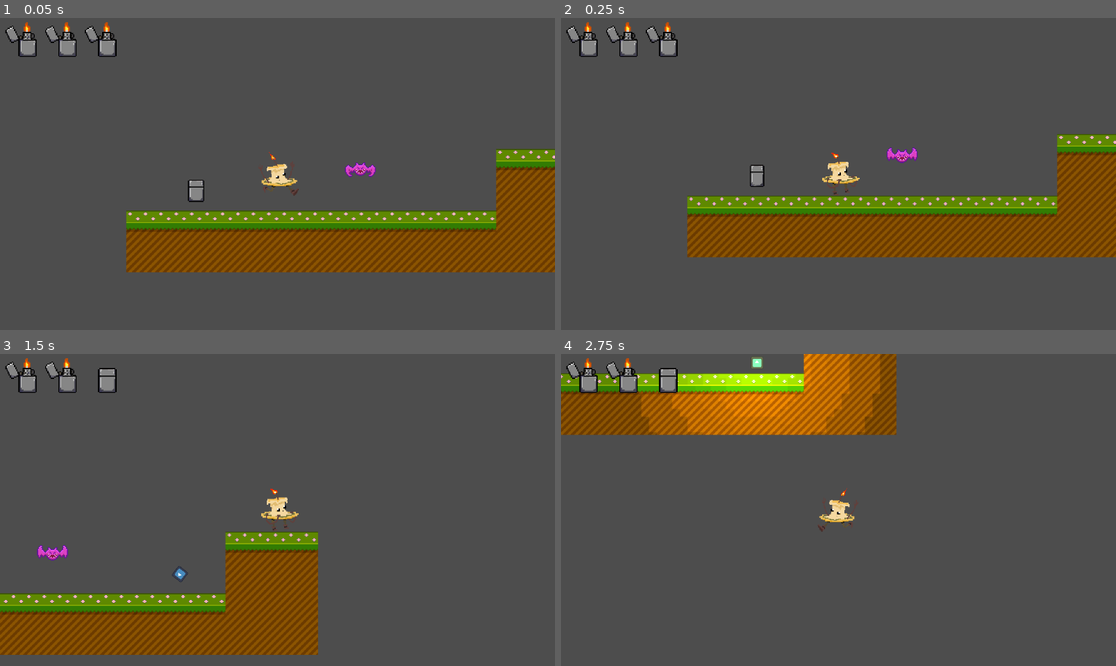
Above: before the commit, frames 1-4 (two rows, left to right).
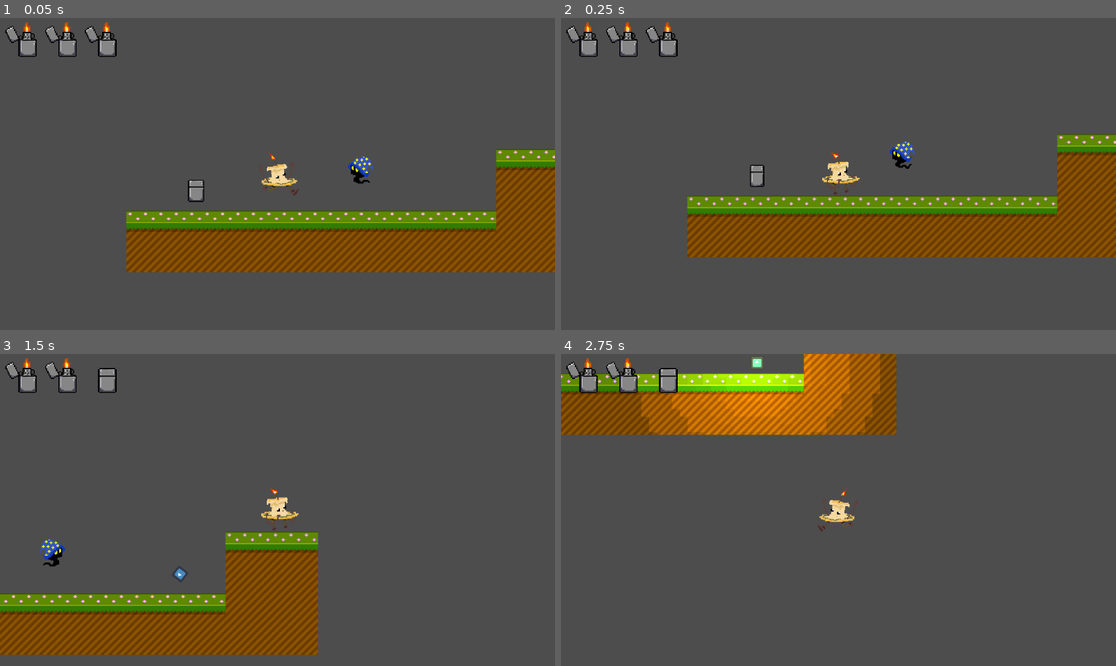
Above: after the commit, the same moments.

Repository: IvanGutierrez0/GameJam2025
Game: Godot game, scene res://Scenes/main.tscn
The game is run twice, just before and just after one commit, with the same random seed, the same clock (stepped at 60 frames per second) and the same inputs. The engine's default icon, where the game draws it, is replaced by a stand-in: a white triangle on a blue panel in a dark square.
Inputs:
- Up to frame 1 (0.05 s): no input
- Up to frame 2 (0.25 s): no input
- Up to frame 3 (1.5 s): hold Space (useHab) 0.53-1.28 s; hold D (moveRight) from 0.53 s (still down); tap W (jump) at 0.77 s; tap Space (useHab) at 1.35 s
- Up to frame 4 (2.75 s): tap W (jump) at 1.52 s; release D (moveRight) at 2.03 s; hold A (moveLeft) from 2.03 s (still down); hold Space (useHab) from 2.03 s (still down)

The runs differ from the first frame. In frame 1, 0.3% of the frame differs, in the area x 62-68%, y 44-54%; in frame 2, 0.3%; in frame 3, 0.3%, in the area x 6-13%, y 59-69%; in frame 4, nothing differs.

Commit message:
Mage done

Diff:
--- /dev/null
+++ b/Scenes/mage.tscn
@@ -0,0 +1,36 @@
+[gd_scene load_steps=6 format=3 uid="uid://c6cp5fen3472r"]
+
+[ext_resource type="Script" uid="uid://bgqgaf1ppy53i" path="res://Scripts/mage.gd" id="1_b44se"]
+[ext_resource type="Texture2D" uid="uid://p1l5ehydhkka" path="res://Sprites/Enemies/mage1.png" id="2_bbshb"]
+[ext_resource type="Texture2D" uid="uid://c52nk0eretlei" path="res://Sprites/Enemies/mage2.png" id="3_h01ui"]
+
+[sub_resource type="CircleShape2D" id="CircleShape2D_bbshb"]
+
+[sub_resource type="SpriteFrames" id="SpriteFrames_1qmh0"]
+animations = [{
+"frames": [{
+"duration": 1.0,
+"texture": ExtResource("2_bbshb")
+}, {
+"duration": 1.0,
+"texture": ExtResource("3_h01ui")
+}],
+"loop": true,
+"name": &"move",
+"speed": 5.0
+}]
+
+[node name="Mage" type="Area2D" groups=["Enemy"]]
+script = ExtResource("1_b44se")
+path = [Vector2(-100, 0), Vector2(100, 0)]
+
+[node name="KillingArea" type="CollisionShape2D" parent="."]
+position = Vector2(0, -1)
+scale = Vector2(1.5, 1.5)
+shape = SubResource("CircleShape2D_bbshb")
+
+[node name="AnimatedSprite2D" type="AnimatedSprite2D" parent="."]
+texture_filter = 1
+sprite_frames = SubResource("SpriteFrames_1qmh0")
+animation = &"move"
+frame_progress = 0.688881
--- a/Scenes/main.tscn
+++ b/Scenes/main.tscn
@@ -1,7 +1,7 @@
 [gd_scene load_steps=9 format=4 uid="uid://qd85xgd5g6kw"]
 
 [ext_resource type="Script" uid="uid://cvwate1nwsar8" path="res://Scripts/main.gd" id="1_kry3j"]
-[ext_resource type="PackedScene" uid="uid://c6cp5fen3472r" path="res://Scenes/mob.tscn" id="2_8gbba"]
+[ext_resource type="PackedScene" uid="uid://c6cp5fen3472r" path="res://Scenes/mage.tscn" id="2_8gbba"]
 [ext_resource type="Texture2D" uid="uid://btvwpxt8w5lb6" path="res://Sprites/Tiles/ground.png" id="3_8gbba"]
 [ext_resource type="PackedScene" uid="uid://5xae681r6vjf" path="res://Scenes/playerCB.tscn" id="3_jjvhh"]
 [ext_resource type="PackedScene" uid="uid://w1eqyqepoxjm" path="res://Scenes/hud.tscn" id="3_kry3j"]
--- a/Scenes/mob.tscn
+++ /dev/null
@@ -1,35 +0,0 @@
-[gd_scene load_steps=6 format=3 uid="uid://c6cp5fen3472r"]
-
-[ext_resource type="Script" uid="uid://bgqgaf1ppy53i" path="res://Scripts/mob.gd" id="1_b44se"]
-[ext_resource type="Texture2D" uid="uid://cu0dgu844joma" path="res://Sprites/Enemies/bat1.png" id="1_u8nqw"]
-[ext_resource type="Texture2D" uid="uid://dalracqcdwcf7" path="res://Sprites/Enemies/bat2.png" id="2_b44se"]
-
-[sub_resource type="CapsuleShape2D" id="CapsuleShape2D_b3mxk"]
-
-[sub_resource type="SpriteFrames" id="SpriteFrames_1qmh0"]
-animations = [{
-"frames": [{
-"duration": 1.0,
-"texture": ExtResource("1_u8nqw")
-}, {
-"duration": 1.0,
-"texture": ExtResource("2_b44se")
-}],
-"loop": true,
-"name": &"fly",
-"speed": 7.5
-}]
-
-[node name="Mob" type="Area2D" groups=["Enemy"]]
-script = ExtResource("1_b44se")
-path = [Vector2(-100, 0), Vector2(100, 0)]
-
-[node name="KillingArea" type="CollisionShape2D" parent="."]
-scale = Vector2(1.6, 0.5)
-shape = SubResource("CapsuleShape2D_b3mxk")
-
-[node name="AnimatedSprite2D" type="AnimatedSprite2D" parent="."]
-texture_filter = 1
-sprite_frames = SubResource("SpriteFrames_1qmh0")
-animation = &"fly"
-frame = 1
--- a/Scripts/mob.gd
+++ b/Scripts/mage.gd
@@ -7,7 +7,7 @@
 
 func _ready() -> void:
 	show()
-	$AnimatedSprite2D.animation  = "fly"
+	$AnimatedSprite2D.animation  = "move"
 	$AnimatedSprite2D.play()
 	initialPos = position
 
@@ -19,5 +19,7 @@
 	if position.distance_to(target) < 5:
 		current_point = (current_point + 1) % path.size()
 
+	$AnimatedSprite2D.flip_h = direction.x > 0
+
 func damage():
 	print("Me han hecho pupa")
Renamed: Scripts/mob.gd.uid -> Scripts/mage.gd.uid
Binary file added: Sprites/Enemies/mage1.png
Not shown, added: Sprites/Enemies/mage1.png.import
Binary file added: Sprites/Enemies/mage2.png
Not shown, added: Sprites/Enemies/mage2.png.import
